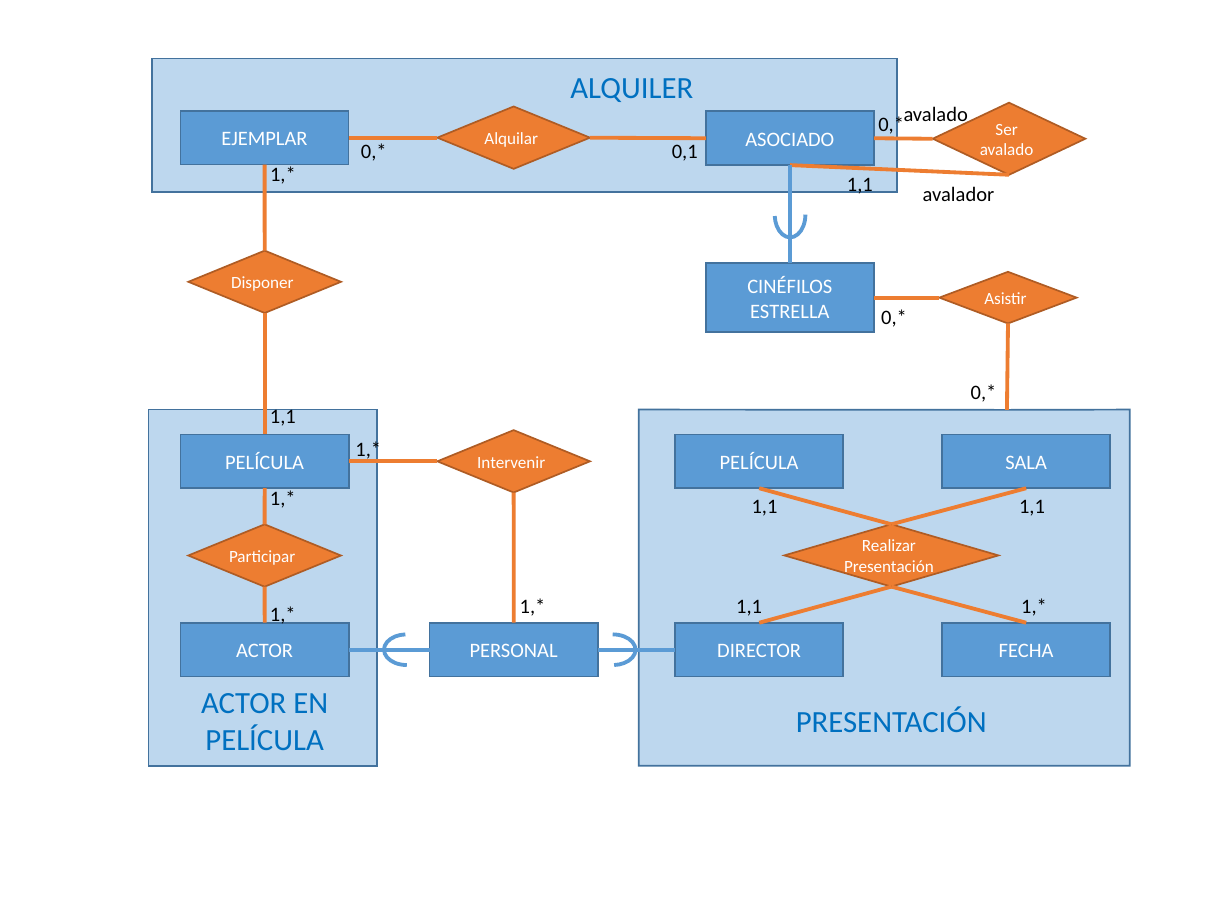
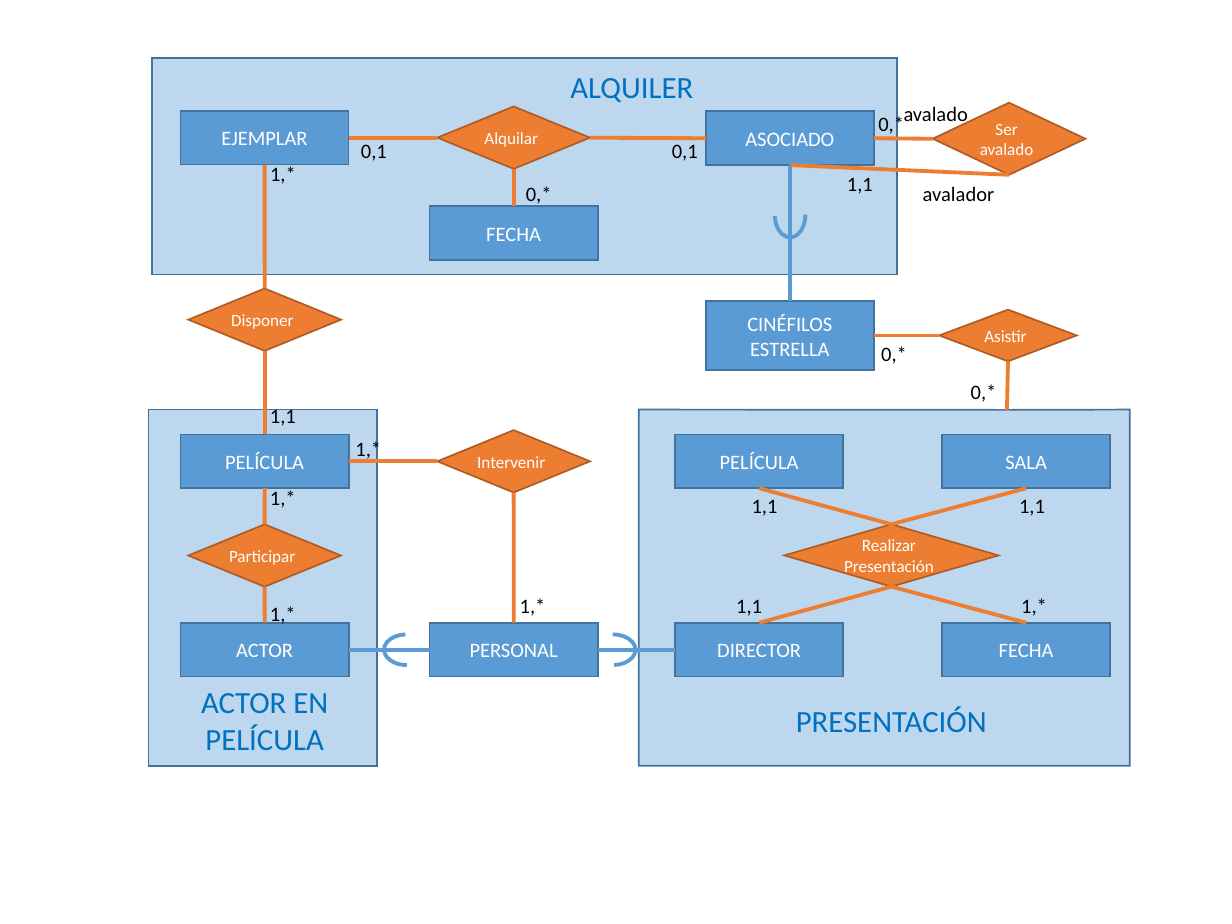
Before and after one commit to anuno61044/Computer-Science-UH, a slide deck: slide 7 of base_de_datos_I/clases_practicas/LAB_03 (solution).pptx. Drawn at 1232x924 pixels with LibreOffice and Linux fonts; fonts in the diff are those of the drawing. Boxes give left, top, right and bottom in pixels: in the first picture for what was removed or moved away, otherwise in the second. Text is boxed around its words. In the diff, an @@ line names an element or a change of style, - is before the commit and + after.

Commit message:
added fecha to alquiler

```diff
--- a/base_de_datos_I/clases_practicas/LAB_03 (solution).pptx
+++ b/base_de_datos_I/clases_practicas/LAB_03 (solution).pptx
@@ rectangle: place and size @@
-rectangle at box(152, 58, 897, 191)
+rectangle at box(152, 58, 897, 274)
@@ text at box(361, 144, 387, 161): text changed @@
-0,*
+0,1
@@ line moved from (265, 250) - (265, 165) to (265, 288) - (265, 165) @@
@@ line added from (514, 169) to (514, 206), #ED7D31 2.25 pt @@
@@ line moved from (790, 165) - (790, 264) to (790, 165) - (790, 301) @@
@@ rectangle added at box(430, 206, 599, 260), fill #5B9BD5, outline #43739E 1 pt, 12 pt, text #FFFFFF @@
+FECHA
@@ text added at box(526, 186, 552, 207), 12 pt, text #000000 @@
+0,*
@@ diamond "Disponer": place and size @@
-diamond "Disponer" at box(188, 250, 341, 313)
+diamond "Disponer" at box(188, 288, 341, 351)
@@ line moved from (265, 313) - (265, 435) to (265, 351) - (265, 435) @@
@@ 1 rectangle, 1 diamond, 1 text, 1 line: place and size @@
-1 rectangle, 1 diamond, 1 text, 1 line at box(706, 264, 1076, 333)
+1 rectangle, 1 diamond, 1 text, 1 line at box(706, 301, 1076, 370)
@@ line moved from (1007, 410) - (1008, 324) to (1007, 410) - (1008, 361) @@
```
Also in this commit, not shown: 1 slide removed, 1 other file.
